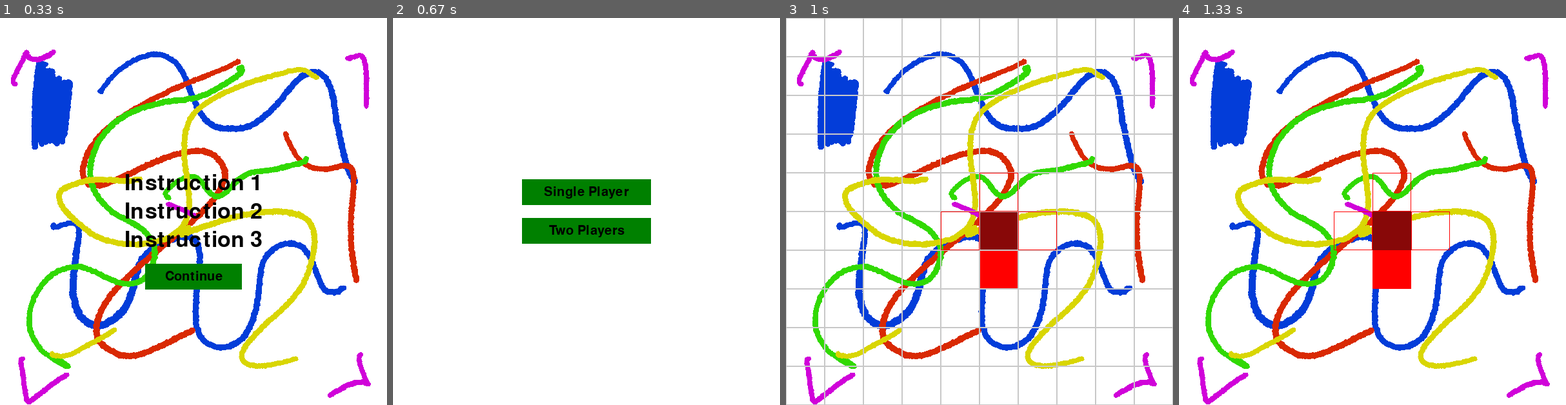
Above: before the commit, frames 1-4 (left to right).
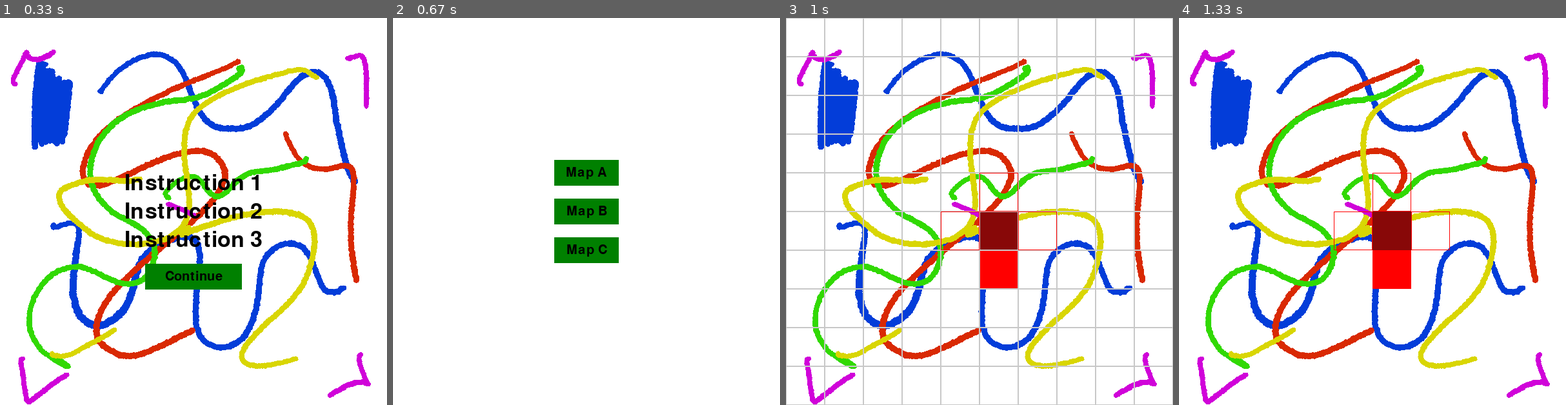
Above: after the commit, the same moments.

Repository: ubongjc/Pygame
Game: pygame game, started from main.py
Two runs of this game, one before a commit and one after it. Both use one fixed random seed, a clock stepped at 60 frames per second and the inputs below.
Inputs (mouse positions are in pixels of both pictures, inside the frame that each line leads up to):
- Up to frame 1 (0.33 s): no input
- Up to frame 2 (0.67 s): click "Continue" at 0.38 s
- Up to frame 3 (1 s): click (979, 211) at 0.72 s, where only the run after the commit has a clickable "Map B"
- Up to frame 4 (1.33 s): tap Space at 1 s

Frame 1 is identical in both runs. In frame 2, 5.6% of the frame differs, in the area x 33-67%, y 36-64%; in frame 3, nothing differs; in frame 4, nothing differs.

Commit message:
minor logic changes

Diff:
--- a/main.py
+++ b/main.py
@@ -8,8 +8,6 @@
 from button import Button
 from players.user_player import UserPlayer
 from players.computer_player import ComputerPlayer
-from game_mode_selection_screen import GameModeSelectionScreen
-
 
 # Initialize Pygame
 pygame.init()
@@ -60,16 +58,7 @@
         if selected_map:
             show_map_selection = False
             print("Selected map:", selected_map)
-    return False
-
-
-def handle_game_mode_options_selection(x, y, show_game_mode_options, game_mode_selection_screen):
-    if show_game_mode_options:
-        selected_mode = game_mode_selection_screen.check_click(x, y)
-        if selected_mode:
-            show_game_mode_options = False
-            print("Selected mode:", selected_mode)
-    return show_game_mode_options, True
+    return show_map_selection
 
 
 def handle_bullet_shoot(event, play_mode, play_index, player):
@@ -237,13 +226,11 @@
     # Add a new state for the map selection screen
     show_map_selection = False
     map_selection_screen = MapSelectionScreen()
-    game_mode_selection_screen = GameModeSelectionScreen()  # Add this line
     shoot_event = pygame.USEREVENT + 2
     pygame.time.set_timer(shoot_event, random.randint(1000, 3000))
     show_instructions = True
     instructions = ["Instruction 1", "Instruction 2", "Instruction 3"]
     instruction_button = None
-    show_game_mode_options = False
 
     while True:
         for event in pygame.event.get():
@@ -256,15 +243,12 @@
             # Input handling
             if event.type == pygame.MOUSEBUTTONDOWN:
                 x, y = pygame.mouse.get_pos()
-                show_instructions, show_game_mode_options = \
+                show_instructions, show_map_selection = \
                     handle_instruction_button_click(show_instructions, instruction_button, x, y)
                 show_lines, play_mode, play_index, play_timer = \
                     handle_play_button_click(play_button, x, y, player, computer_player, play_mode, grid)
                 handle_path_editing(x, y, play_mode, player, computer_player, grid)
-                show_game_mode_options, show_map_selection = \
-                    handle_game_mode_options_selection(x, y, show_game_mode_options, game_mode_selection_screen)
                 show_map_selection = handle_map_selection(x, y, show_map_selection, map_selection_screen)
-                print(show_map_selection)
 
             handle_bullet_shoot(event, play_mode, play_index, player)
             handle_computer_shoot(event, play_mode, play_index, computer_player, player, shoot_event)
@@ -279,10 +263,7 @@
         # Update the screen
         if show_instructions:
             instruction_button = display_scaled_background_and_button(screen, background_image, instructions)
-        elif show_game_mode_options:
-            game_mode_selection_screen.draw(screen)
         elif show_map_selection:
-            print(f"wone {show_map_selection}")
             map_selection_screen.draw(screen)
         elif play_mode:
             play_index, play_timer, show_lines = \
